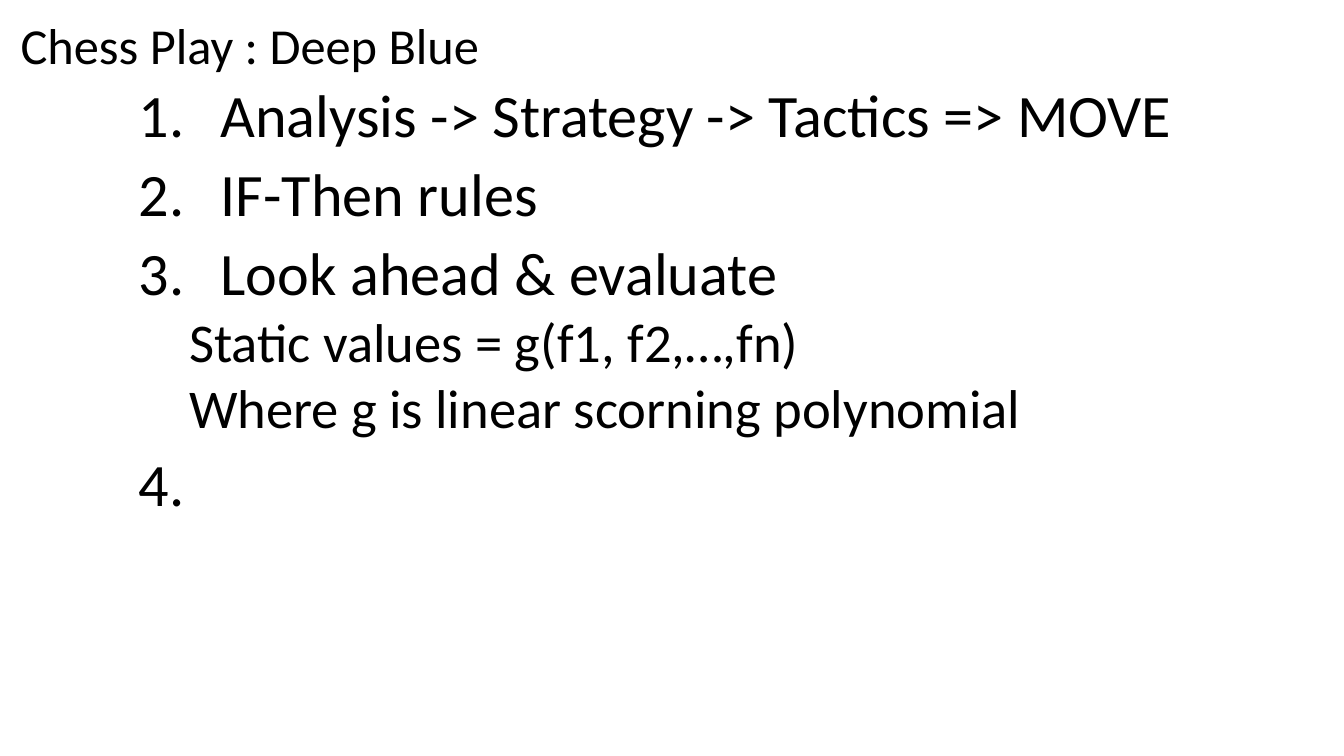
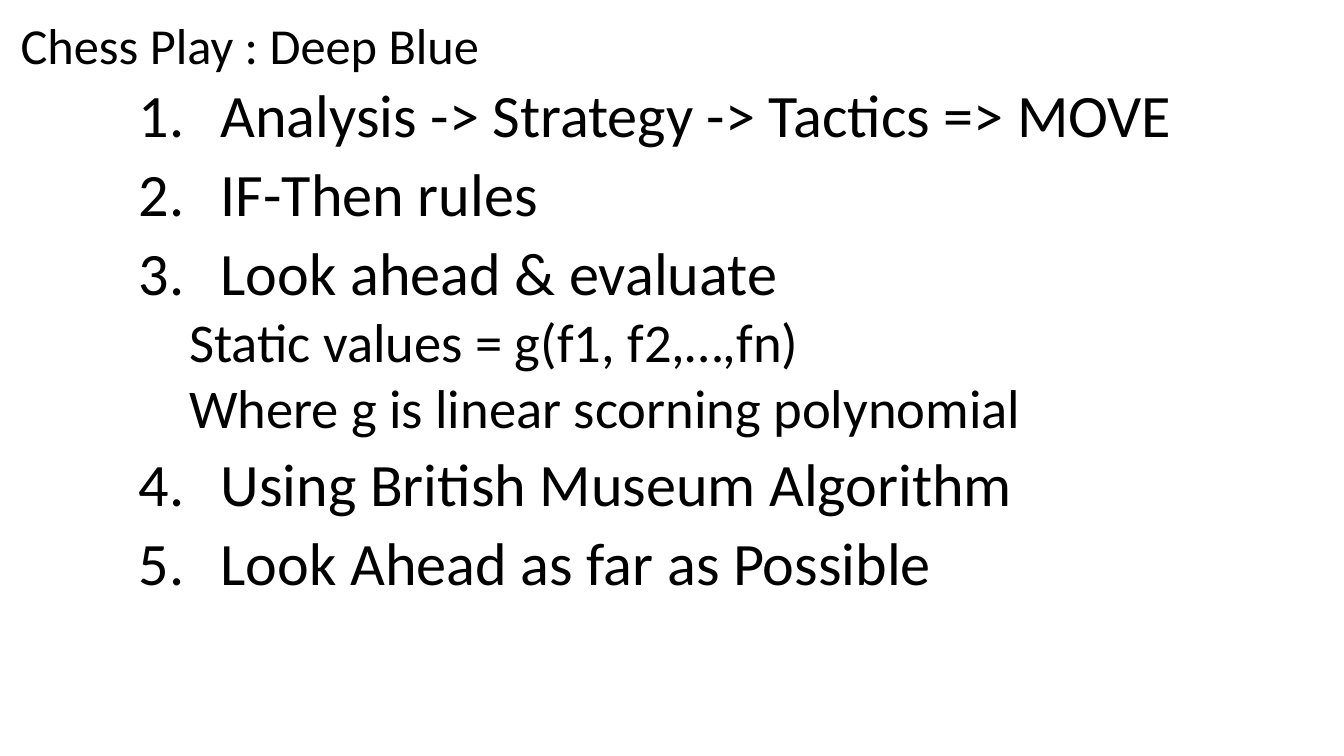
Before and after one commit to renshan2/accesspy, a slide deck: slide 37 of AI-ML-DL/Machine Learning.pptx. Drawn at 1344x756 pixels with LibreOffice and Linux fonts; fonts in the diff are those of the drawing. Boxes give left, top, right and bottom in pixels: in the first picture for what was removed or moved away, otherwise in the second. Text is boxed around its words. In the diff, an @@ line names an element or a change of style, - is before the commit and + after.

Commit message:
ml ppt

```diff
--- a/AI-ML-DL/Machine Learning.pptx
+++ b/AI-ML-DL/Machine Learning.pptx
@@ subtitle at (221,464,1012,586): text changed @@
-4.
+4. Using British Museum Algorithm
+5. Look Ahead as far as Possible
```
Also in this commit, not shown: 1 slide added.
